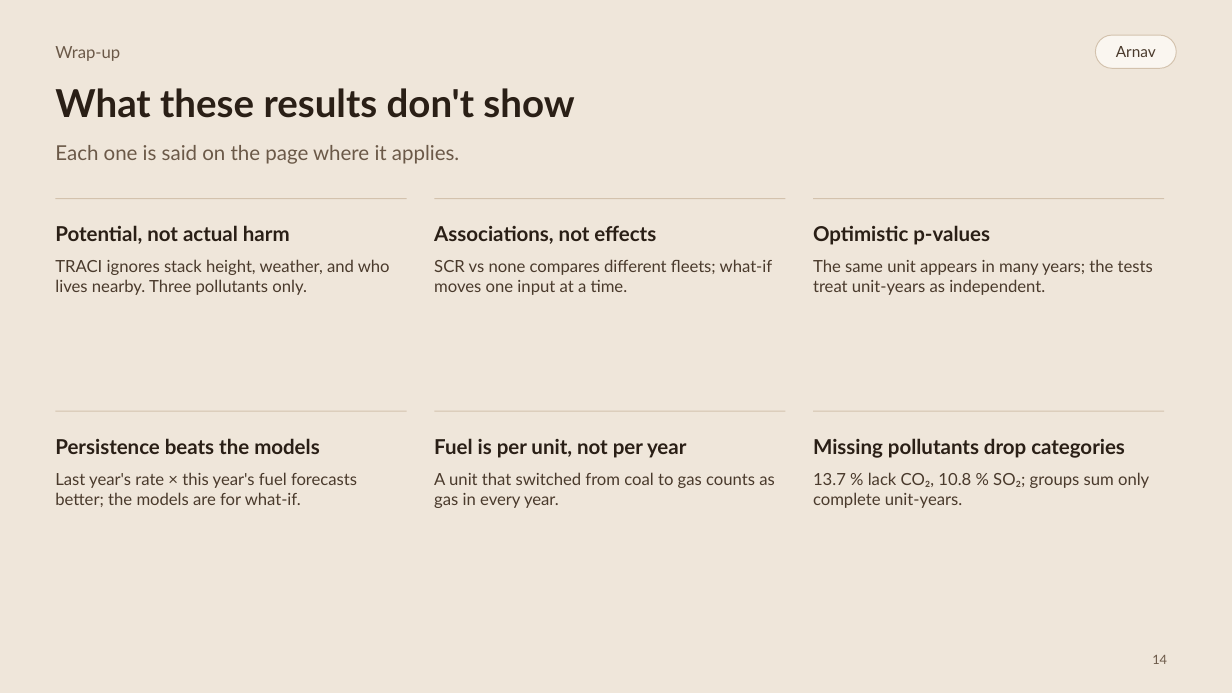
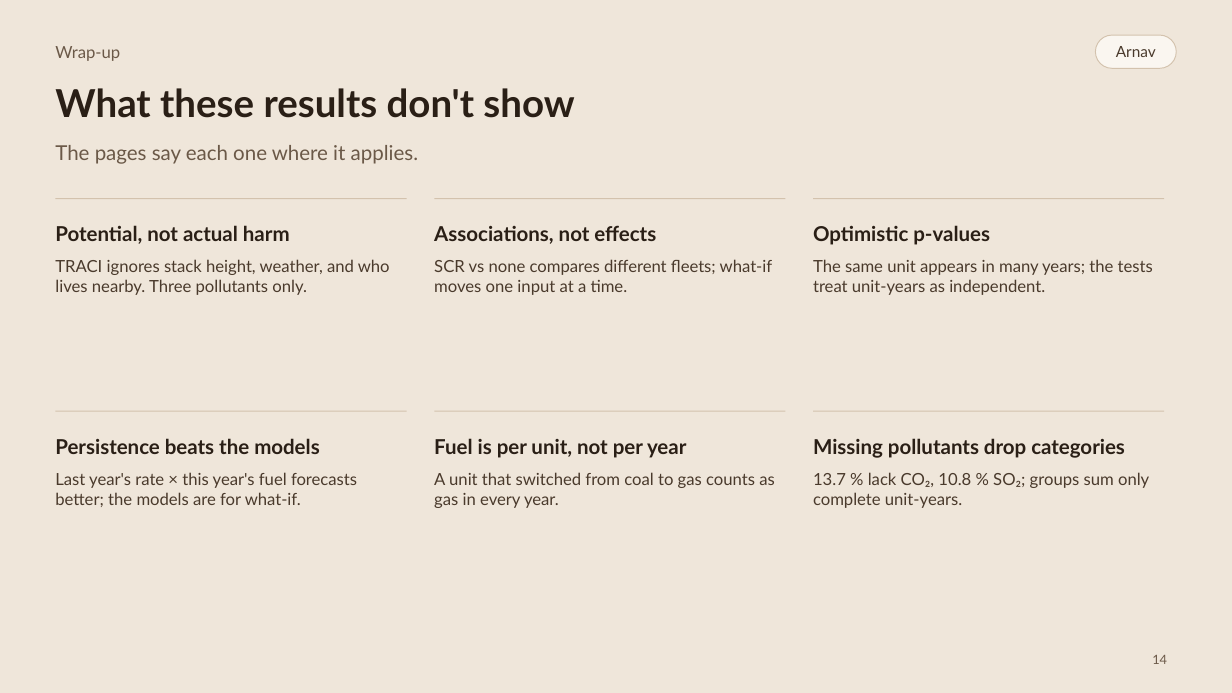
Before and after one commit to raajbanga/epaData, a slide deck: slide 14 of report/phase2/slides/epaData-slides.pptx. Drawn at 1232x693 pixels with LibreOffice and Linux fonts; fonts in the diff are those of the drawing. Boxes give left, top, right and bottom in pixels: in the first picture for what was removed or moved away, otherwise in the second. Text is boxed around its words. In the diff, an @@ line names an element or a change of style, - is before the commit and + after.

```diff
--- a/report/phase2/slides/epaData-slides.pptx
+++ b/report/phase2/slides/epaData-slides.pptx
@@ text at <box>55,145,418,164</box>: text changed @@
-Each one is said on the page where it applies.
+The pages say each one where it applies.
```
Also in this commit, not shown: 4 other slides changed, 3 other files.
